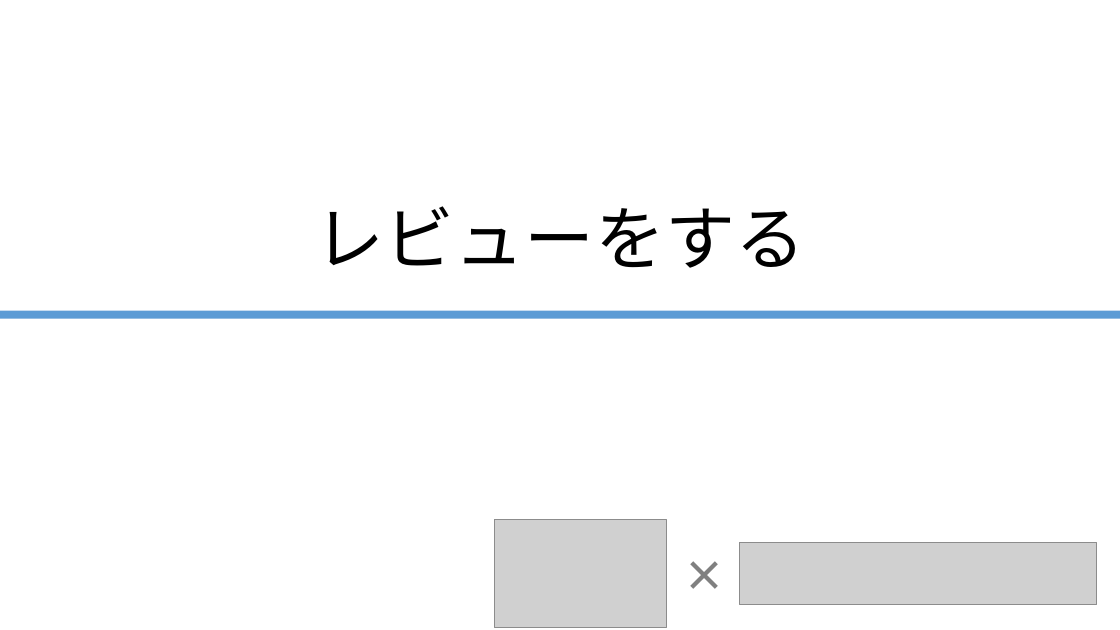
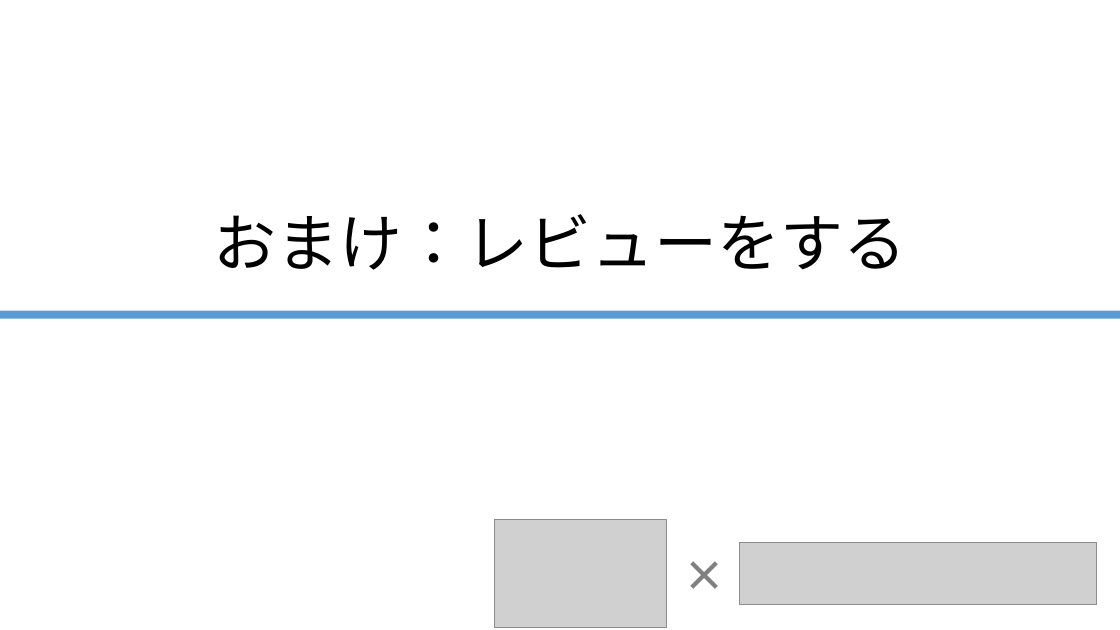
Before and after one commit to ainsAins/git4beginners, a slide deck: slide 32 of ハンズオン_Git入門.pptx (slide 25 before the commit). Drawn at 1120x630 pixels with LibreOffice and Linux fonts; fonts in the diff are those of the drawing; grey boxes stand for pictures. Boxes give left, top, right and bottom in pixels: in the first picture for what was removed or moved away, otherwise in the second. Text is boxed around its words. In the diff, an @@ line names an element or a change of style, - is before the commit and + after.

```diff
--- a/ハンズオン_Git入門.pptx
+++ b/ハンズオン_Git入門.pptx
@@ title at (213, 214, 906, 270): text changed; size 60 to 54 pt @@
-レビューをする
+おまけ：レビューをする
```
Also in this commit, not shown: 5 other slides changed, 7 slides added.
